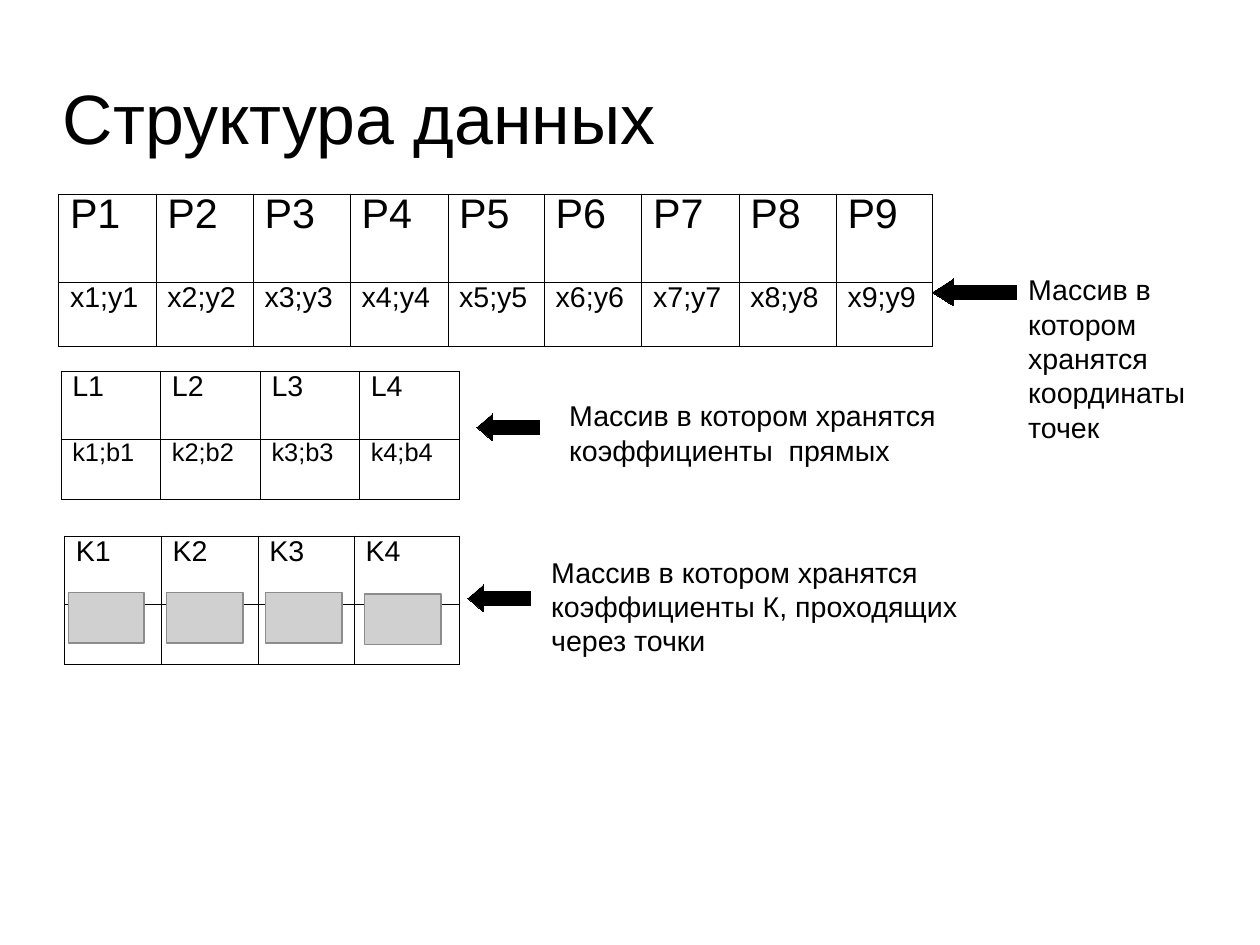
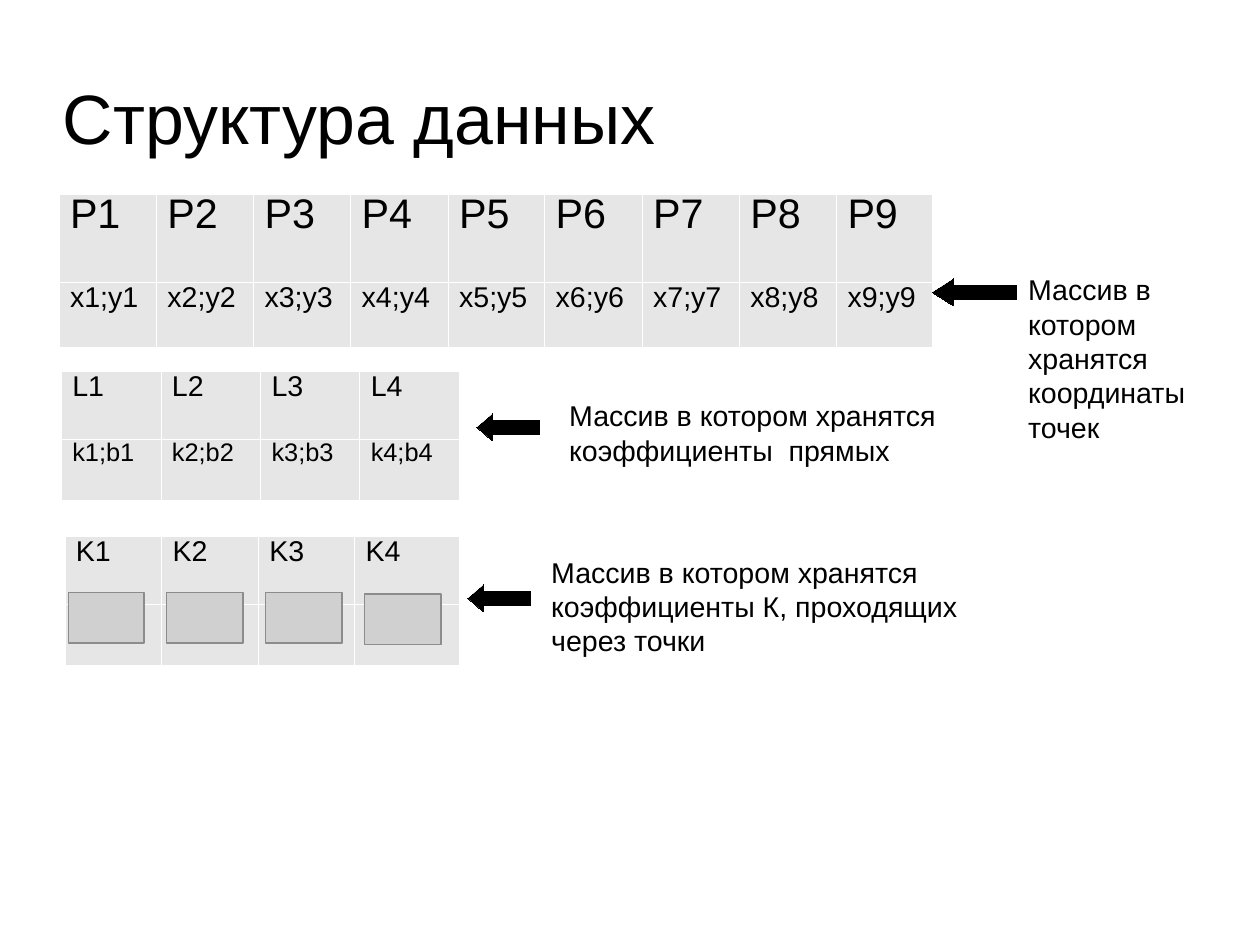
Before and after one commit to Zvonov/untitled, a slide deck: slide 7 of Презентация.odp. Drawn at 1260x945 pixels with LibreOffice and Linux fonts; fonts in the diff are those of the drawing; grey boxes stand for pictures; background and template pictures are left out. Boxes give left, top, right and bottom in pixels: in the first picture for what was removed or moved away, otherwise in the second. Text is boxed around its words. In the diff, an @@ line names an element or a change of style, - is before the commit and + after.

```diff
--- a/Презентация.odp
+++ b/Презентация.odp
@@ table at <box>58,194,931,346</box> @@
@@ fill none to #E6E6E6 in 18 cells @@
@@ borders changed @@
@@ table at <box>61,372,458,501</box> @@
@@ fill none to #E6E6E6 in 8 cells @@
@@ borders changed @@
@@ table at <box>65,536,461,665</box> @@
@@ fill none to #E6E6E6 in row 1 @@
@@ borders changed @@
```
Also in this commit, not shown: 2 other slides changed, 1 slide added, 4 other files.
